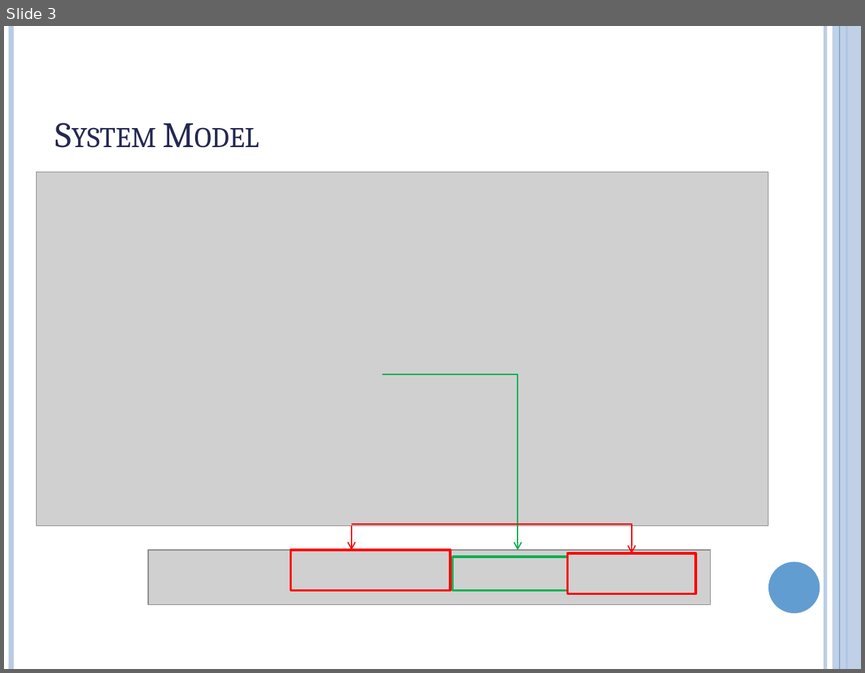
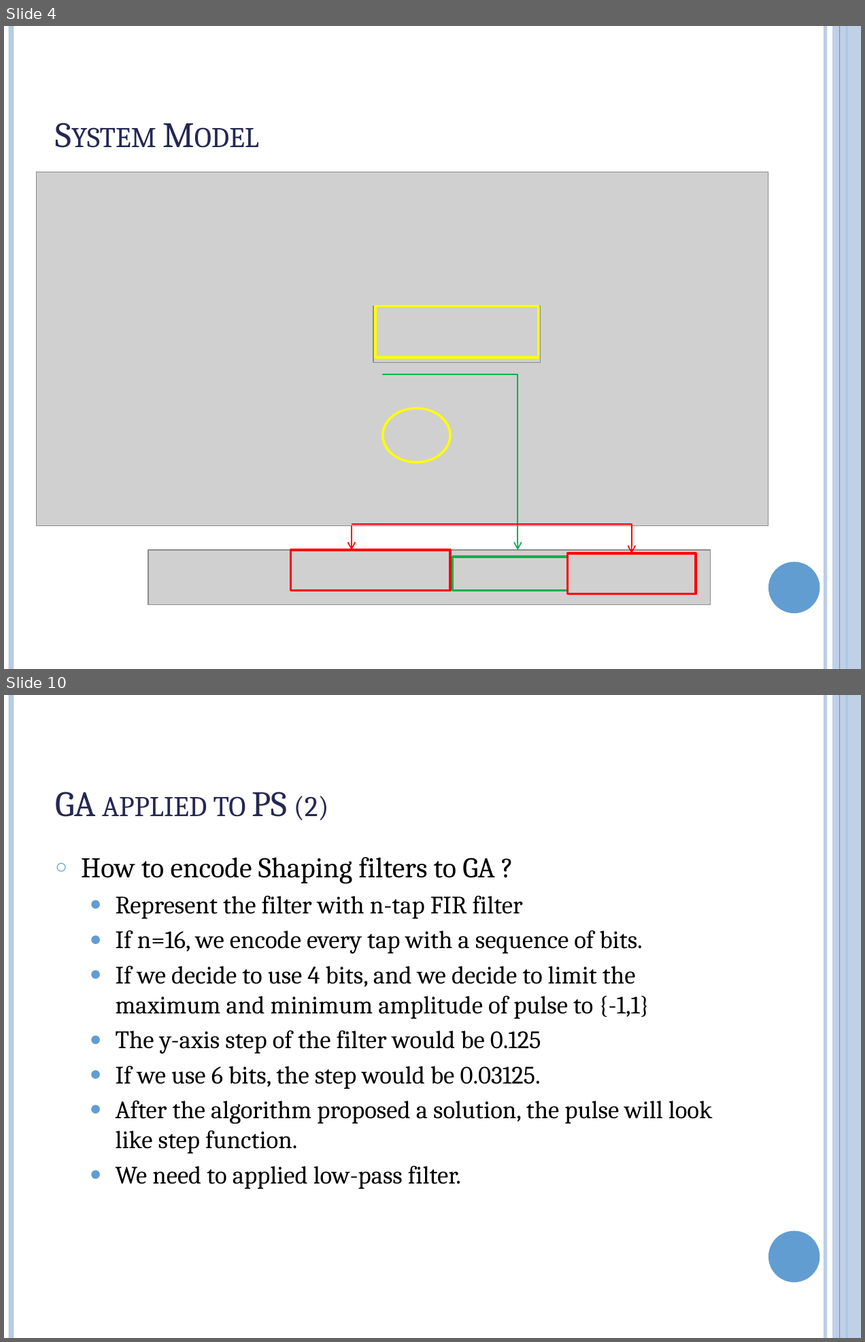
Before and after one commit to hanlinzhushe/SC-FDMA-python, a slide deck: Presentation1.pptx. Shown one above the other, each under a label of ours: slide 3 before the commit, slides 4 and 10 after it; the slides between them are not shown. The pictures are 865x673 and 865x1342 pixels, drawn with LibreOffice and Linux fonts; fonts in the diff are those of the drawing; grey boxes stand for pictures. Boxes give left, top, right and bottom in pixels: in the first picture for what was removed or moved away, otherwise in the second. Text is boxed around its words. In the diff, an @@ line names an element or a change of style, - is before the commit and + after.

```diff
--- a/Presentation1.pptx
+++ b/Presentation1.pptx
@@ slide 10 added at bbox=[4, 695, 861, 1338], background #FFFFFF; not listed: 6 template elements that a slide beside it also shows @@
@@ title added at bbox=[55, 792, 329, 820], 30 pt, text #242852, small capitals @@
+GA applied to PS (2)
@@ text added at bbox=[81, 857, 713, 1189], 21 pt, text #000000 @@
+○ How to encode Shaping filters to GA ?
+  ● Represent the filter with n-tap FIR filter
+  ● If n=16, we encode every tap with a sequence of bits.
+  ● If we decide to use 4 bits, and we decide to limit the maximum and minimum amplitude of pulse to {-1,1}
+  ● The y-axis step of the filter would be 0.125
+  ● If we use 6 bits, the step would be 0.03125.
+  ● After the algorithm proposed a solution, the pulse will look like step function.
+  ● We need to applied low-pass filter.
@@ what was slide 3 is now slide 4 @@
@@ slide 4 changed as well @@
@@ picture added at bbox=[373, 306, 541, 363] @@
@@ rectangle added at bbox=[376, 306, 538, 358], outline #FFFF00 2 pt @@
@@ ellipse added at bbox=[383, 408, 450, 462], outline #FFFF00 2 pt @@
```
Also in this commit, not shown: 1 other slide changed, 10 other slides added, 1 slide removed, 2 other files.
